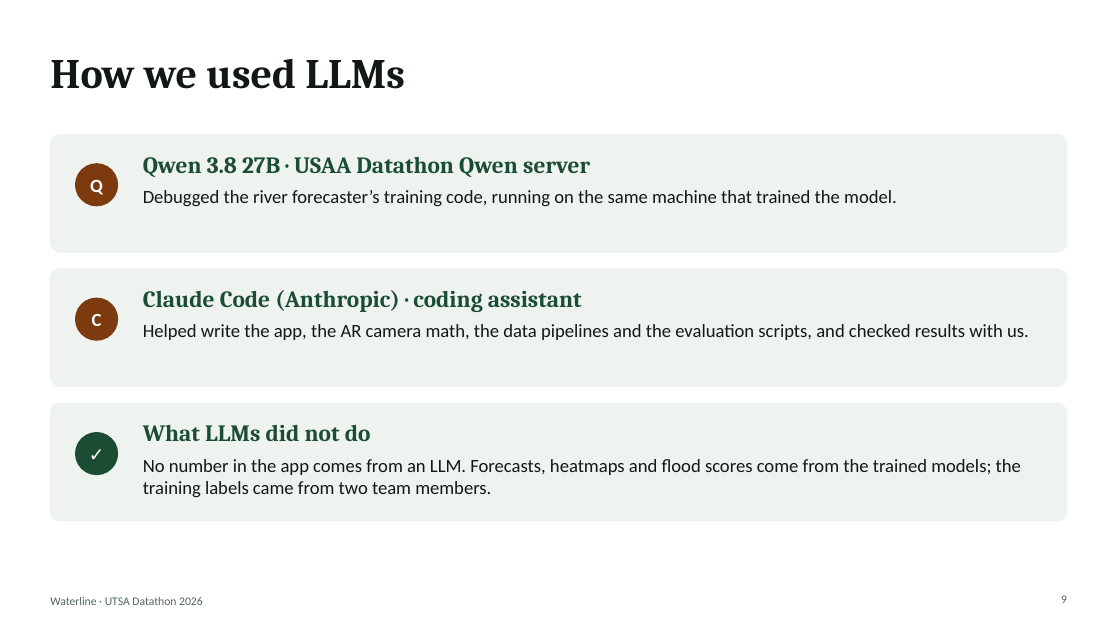
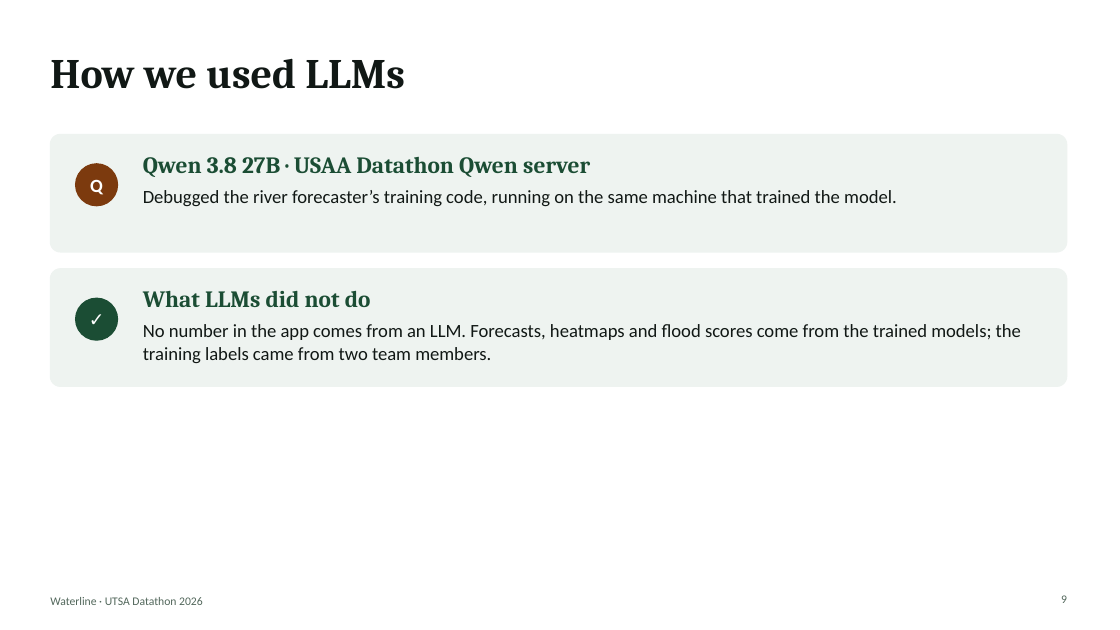
Before and after one commit to FabianFig/Datathon_2026, a slide deck: slide 9 of docs/Waterline_Full_Backup.pptx. Drawn at 1120x630 pixels with LibreOffice and Linux fonts; fonts in the diff are those of the drawing. Boxes give left, top, right and bottom in pixels: in the first picture for what was removed or moved away, otherwise in the second. Text is boxed around its words. In the diff, an @@ line names an element or a change of style, - is before the commit and + after.

```diff
--- a/docs/Waterline_Full_Backup.pptx
+++ b/docs/Waterline_Full_Backup.pptx
@@ ellipse at box(76, 298, 118, 340): fill #7C3A0E to #1B4D34; outline #7C3A0E 1 pt to #1B4D34 1 pt @@
@@ text at box(143, 290, 371, 307): text changed @@
-Claude Code (Anthropic) · coding assistant
+What LLMs did not do
@@ text at box(92, 313, 102, 326): text changed @@
-C
+✓
@@ text at box(143, 324, 1021, 363): text changed @@
-Helped write the app, the AR camera math, the data pipelines and the evaluation scripts, and checked results with us.
+No number in the app comes from an LLM. Forecasts, heatmaps and flood scores come from the trained models; the training labels came from two team members.
@@ rounded rectangle removed at box(50, 403, 1067, 521) @@
@@ ellipse removed at box(76, 433, 118, 475) @@
@@ text removed at box(76, 433, 118, 475) @@
-✓
@@ text removed at box(143, 424, 371, 441) @@
-What LLMs did not do
@@ text removed at box(143, 459, 1021, 497) @@
-No number in the app comes from an LLM. Forecasts, heatmaps and flood scores come from the trained models; the training labels came from two team members.
```
Also in this commit, not shown: 1 other slide changed, 3 other files.
